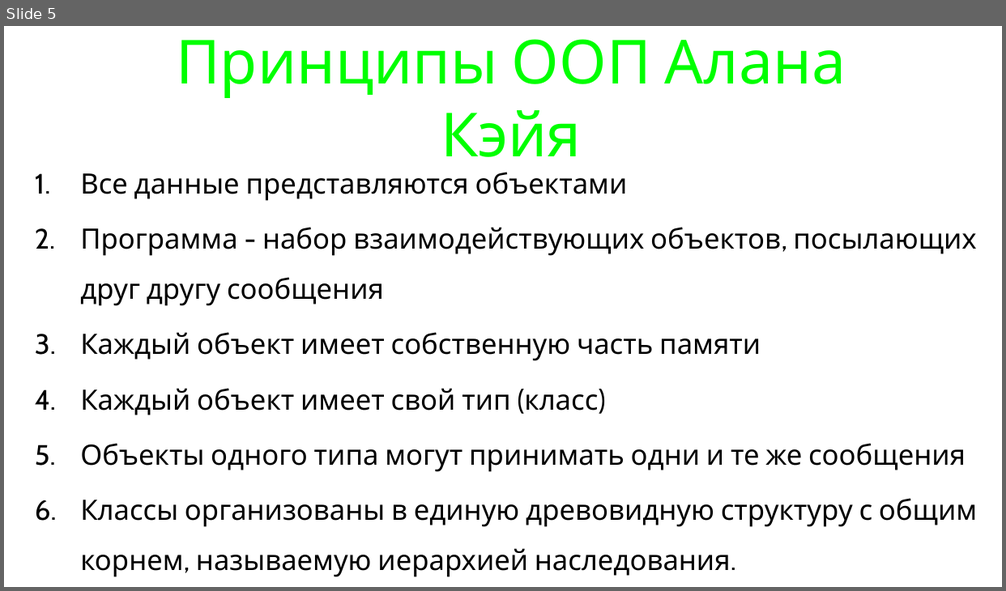
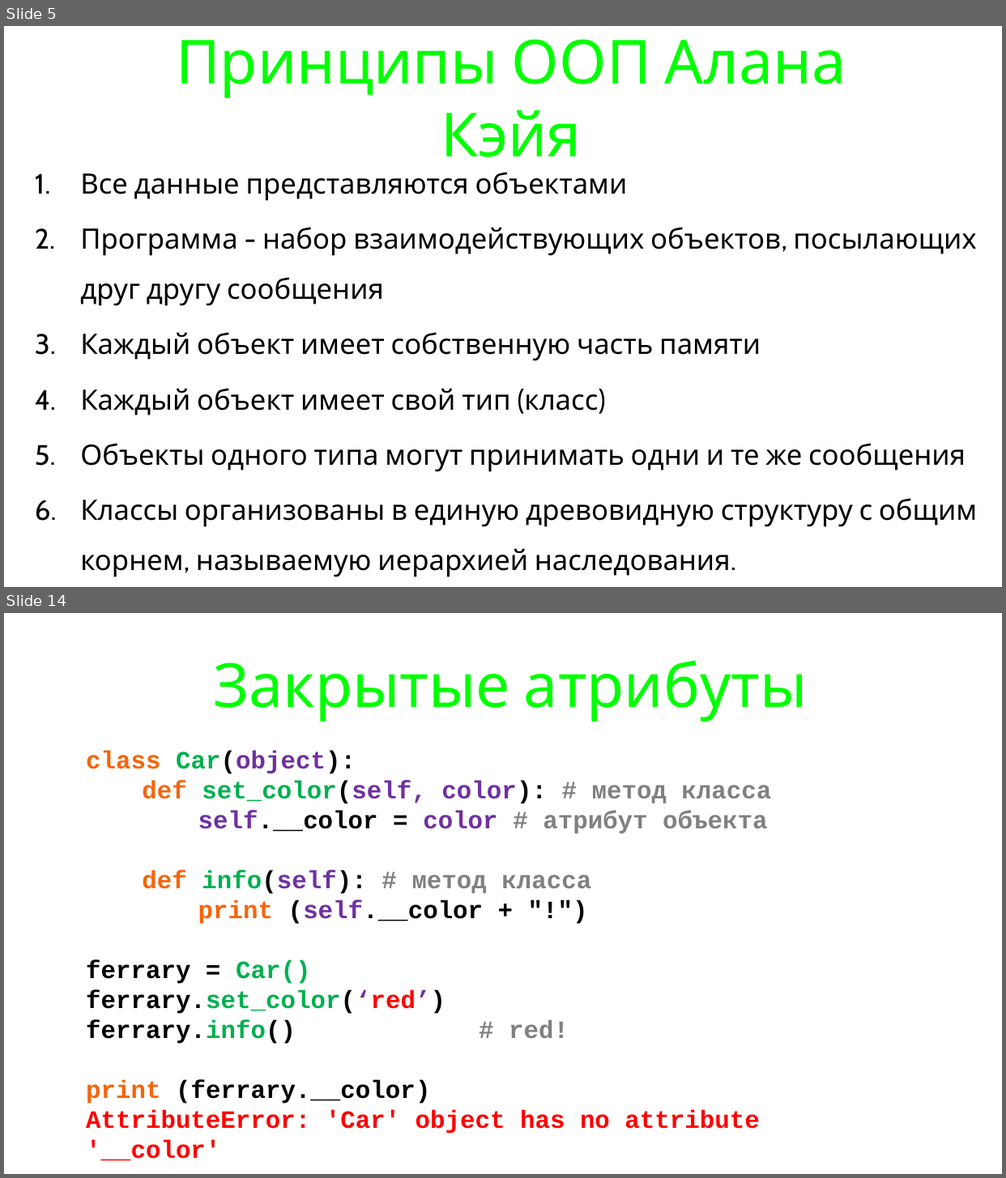
Before and after one commit to maxchv/LearnPython, a slide deck: week08/oop.pptx. Shown one above the other, each under a label of ours: slide 5 before the commit, slides 5 and 14 after it; the slides between them are not shown. The pictures are 1006x591 and 1006x1178 pixels, drawn with LibreOffice and Linux fonts; fonts in the diff are those of the drawing. Boxes give left, top, right and bottom in pixels: in the first picture for what was removed or moved away, otherwise in the second. Text is boxed around its words. In the diff, an @@ line names an element or a change of style, - is before the commit and + after.

```diff
--- a/week08/oop.pptx
+++ b/week08/oop.pptx
@@ slide 14 added at (4, 613, 1002, 1174), background #FFFFFF @@
@@ title added at (213, 660, 808, 722), 78 pt, text #00FF00 @@
+Закрытые атрибуты
@@ text added at (86, 751, 771, 1161), 32 pt, text #000000, bold @@
+class Car(object):
+def set_color(self, color): # метод класса
+self.__color = color # атрибут объекта
+def info(self): # метод класса
+print (self.__color + "!")
+ferrary = Car()
+ferrary.set_color(‘red’)
+ferrary.info() # red!
+print (ferrary.__color)
+AttributeError: 'Car' object has no attribute '__color'
```
Also in this commit, not shown: 2 slides changed, 24 other slides added, 1 slide removed, 2 other files.
